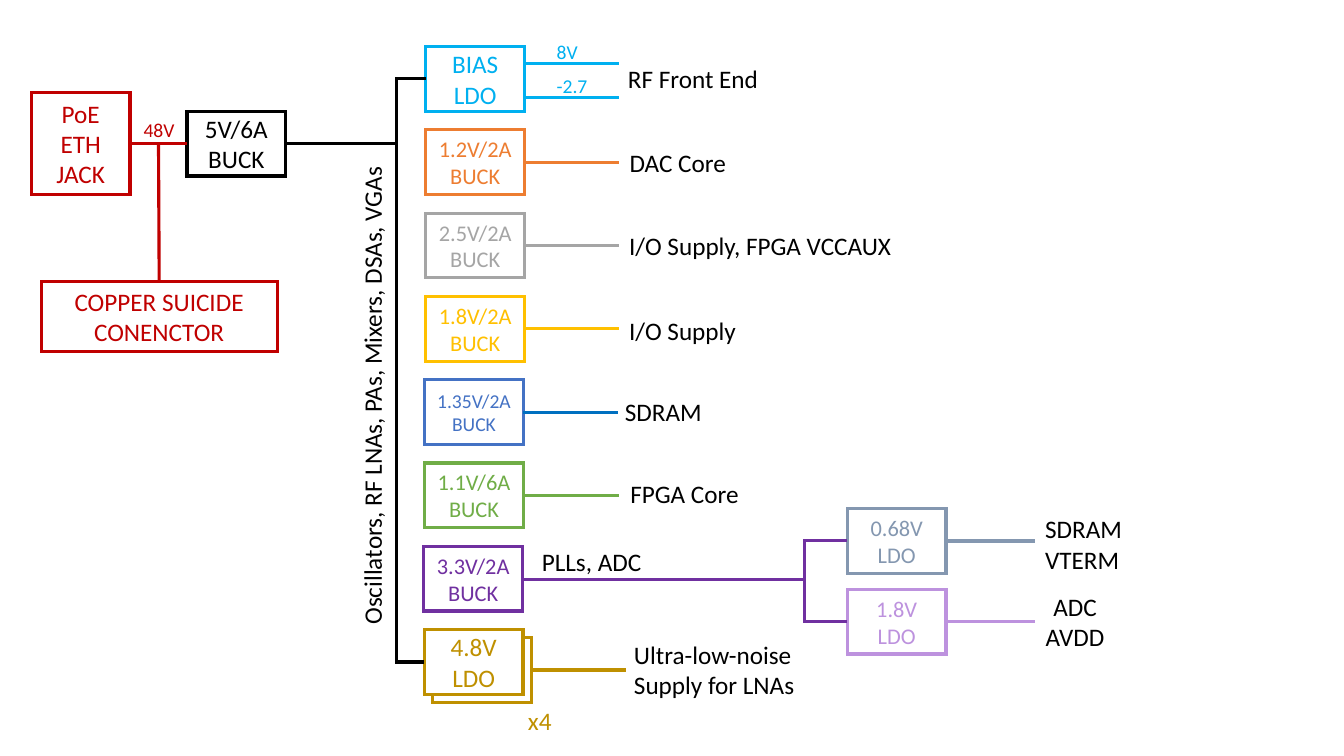
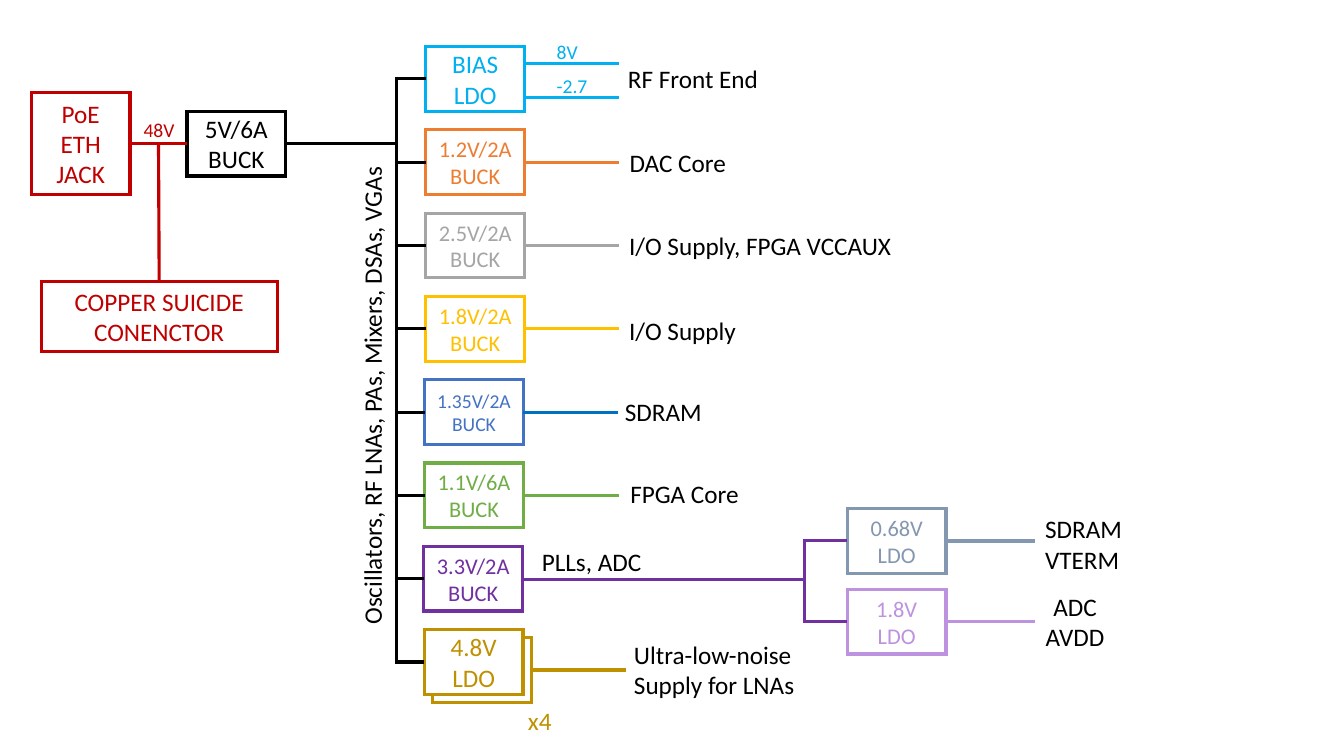
Before and after one commit to siglabsoss/graviton, a slide deck: slide 3 of docs/User Guide Block Diagrams.pptx. Drawn at 1344x756 pixels with LibreOffice and Linux fonts; fonts in the diff are those of the drawing. Boxes give left, top, right and bottom in pixels: in the first picture for what was removed or moved away, otherwise in the second. Text is boxed around its words. In the diff, an @@ line names an element or a change of style, - is before the commit and + after.

```diff
--- a/docs/User Guide Block Diagrams.pptx
+++ b/docs/User Guide Block Diagrams.pptx
@@ group added at (396,162,425,579): 6 lines @@
```
Also in this commit, not shown: 1 other file.
